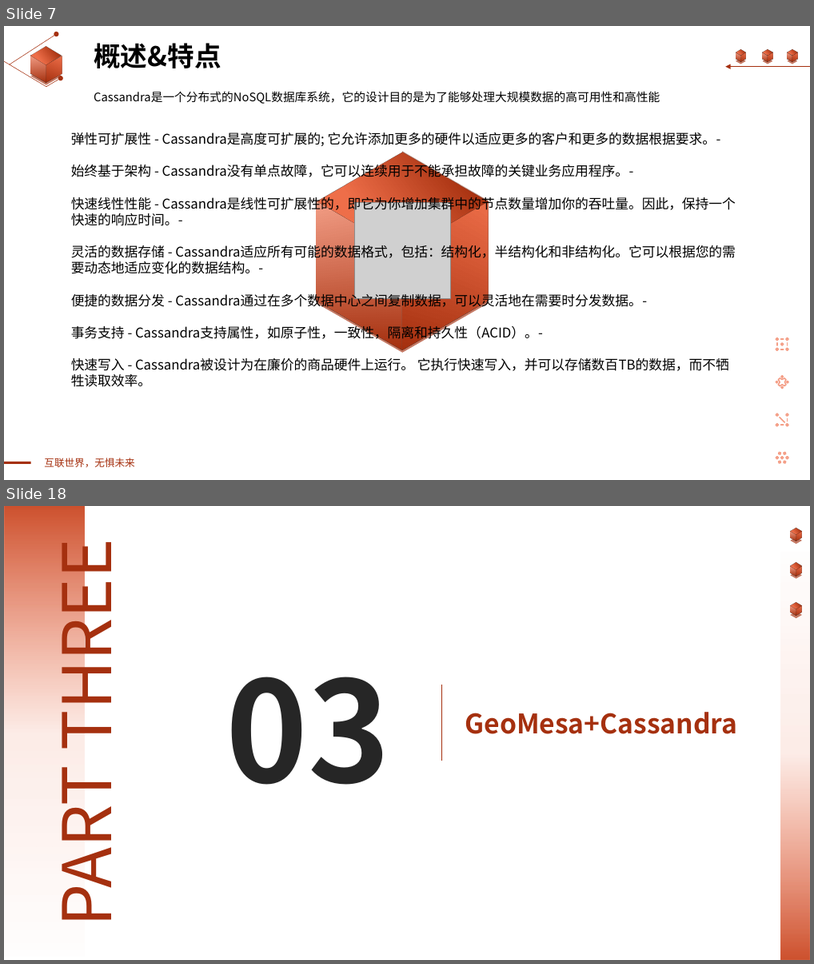
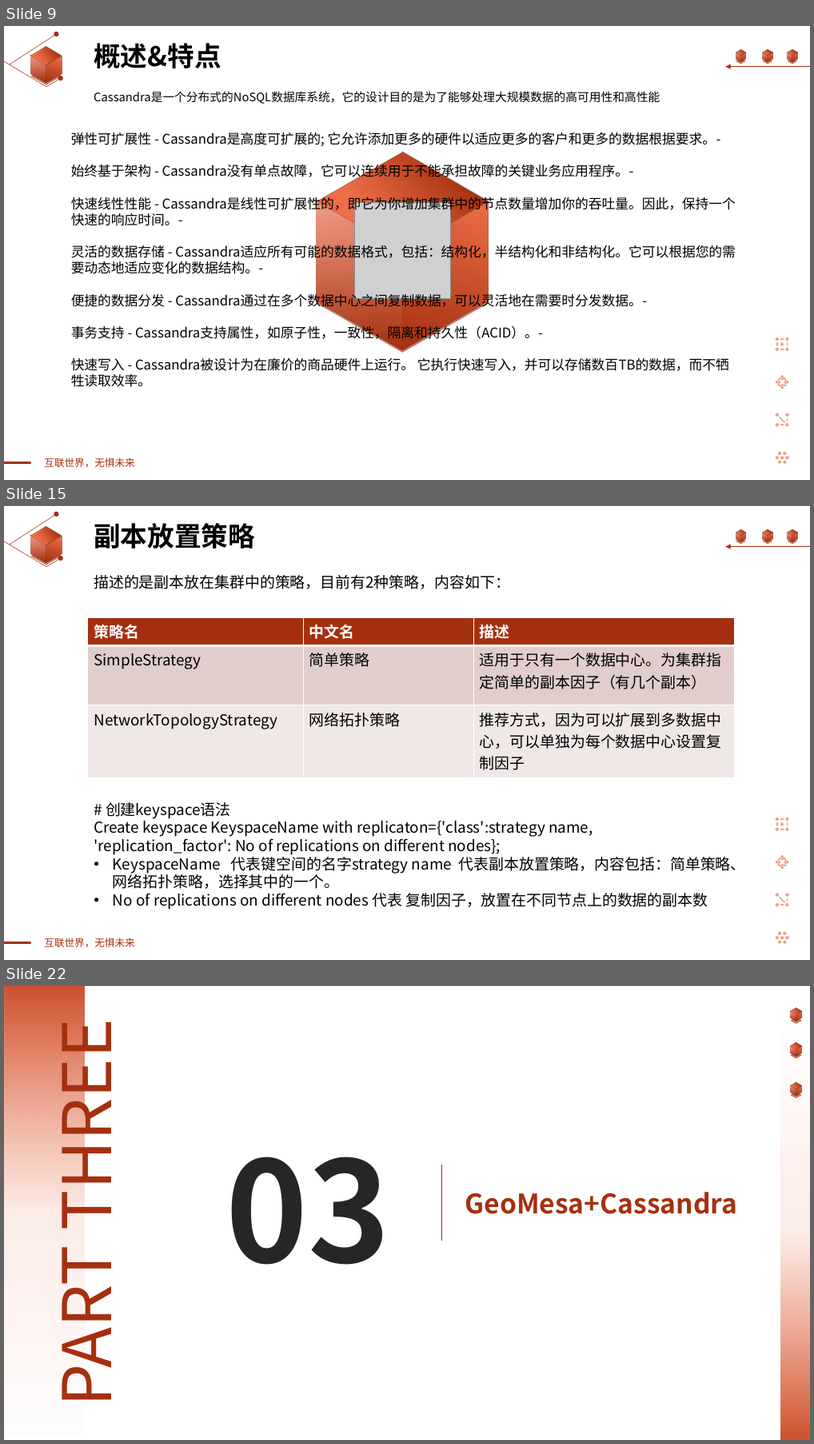
Before and after one commit to linkongluyin/linkongluyin, a slide deck: LearningPPT/1-2302250ZU6.pptx. Shown one above the other, each under a label of ours: slides 7 and 18 before the commit, slides 9, 15 and 22 after it; the slides between them are not shown. The pictures are 814x964 and 814x1444 pixels, drawn with LibreOffice and Linux fonts; fonts in the diff are those of the drawing; grey boxes stand for pictures. Boxes give left, top, right and bottom in pixels: in the first picture for what was removed or moved away, otherwise in the second. Text is boxed around its words. In the diff, an @@ line names an element or a change of style, - is before the commit and + after.

```diff
--- a/LearningPPT/1-2302250ZU6.pptx
+++ b/LearningPPT/1-2302250ZU6.pptx
@@ slide 15 added at [4, 506, 810, 960], background #FFFFFF; not listed: 73 template elements that a slide beside it also shows @@
@@ text added at [94, 523, 255, 548], 32 pt, text #000000, bold @@
+副本放置策略
@@ text added at [94, 575, 510, 589], 18 pt, text #000000 @@
+描述的是副本放在集群中的策略，目前有2种策略，内容如下：
@@ table added at [88, 617, 734, 773], 3 rows, 3 columns @@
+策略名 | 中文名 | 描述
+SimpleStrategy | 简单策略 | 适用于只有一个数据中心。为集群指定简单的副本因子（有几个副本）
+NetworkTopologyStrategy | 网络拓扑策略 | 推荐方式，因为可以扩展到多数据中心，可以单独为每个数据中心设置复制因子
@@ text added at [94, 802, 746, 909], 18 pt, text #000000 @@
+# 创建keyspace语法
+Create keyspace KeyspaceName with replicaton={'class':strategy name,
+'replication_factor': No of replications on different nodes};
+• KeyspaceName 代表键空间的名字strategy name 代表副本放置策略，内容包括：简单策略、网络拓扑策略，选择其中的一个。
+• No of replications on different nodes 代表 复制因子，放置在不同节点上的数据的副本数
@@ what was slide 7 is now slide 9 @@
@@ what was slide 18 is now slide 22 @@
```
Also in this commit, not shown: 2 slides changed, 13 other slides added, 16 slides removed, 23 other files.
